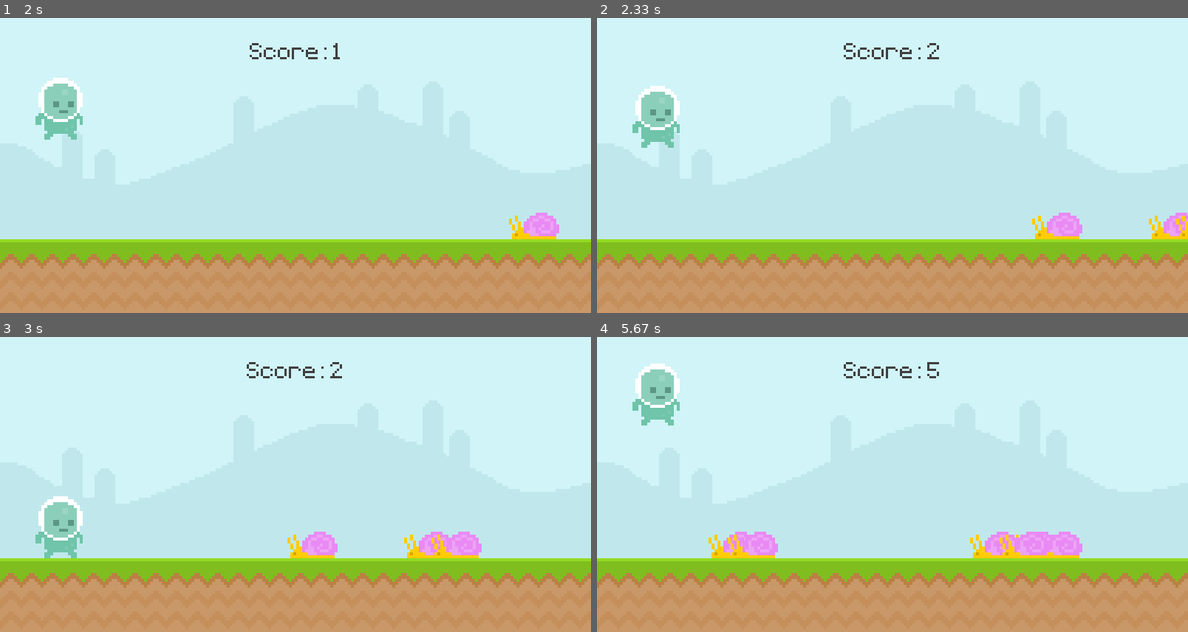
Above: before the commit, frames 1-4 (two rows, left to right).
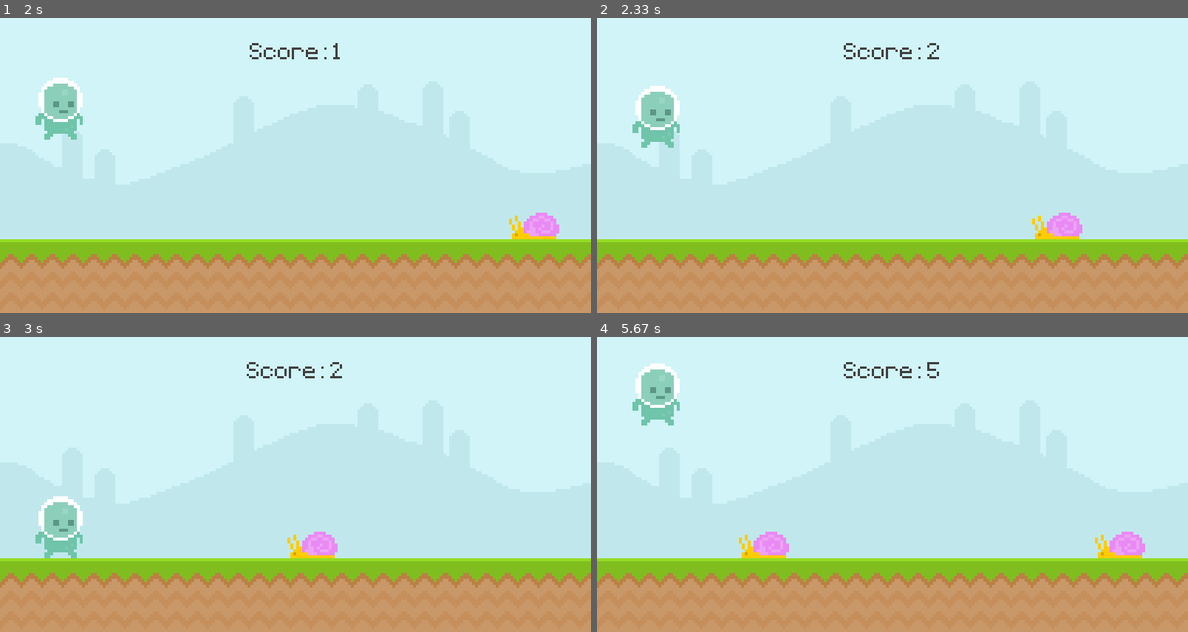
Above: after the commit, the same moments.

Repository: WebDevJasonCameron/pygame_study
Game: pygame game, started from pygame_intro/runner_game.py
Same seed, same stepped clock (60 frames per second), same inputs: the game is played once before the commit and once after it.
Inputs (mouse positions are in pixels of both pictures, inside the frame that each line leads up to):
- Up to frame 1 (2 s): tap Space at 0.33, 1.5, 1.9 s; click (59, 206) at 0.72 s
- Up to frame 2 (2.33 s): tap Space at 2.2 s
- Up to frame 3 (3 s): tap Space at 2.73 s
- Up to frame 4 (5.67 s): tap Space at 3.03, 3.8, 4.57, 4.97, 5.27 s

Frame 1 is identical in both runs. In frame 2, 0.4% of the frame differs, in the area x 93-100%, y 66-75%; in frame 3, 0.9%; in frame 4, 2.8%, in the area x 18-93%, y 66-75%.

Commit message:
fix army by taking active game timer and placing it out of the game_active part... why? Prob because game_active is set to 60 frames while our timer is set for 1500

Diff:
--- a/pygame_intro/runner_game.py
+++ b/pygame_intro/runner_game.py
@@ -100,12 +100,12 @@
                 snail_rect.left = 800
                 start_time = int(pygame.time.get_ticks() / 1000)
 
-    if game_active:
-        # active game timer
-        if event.type == obstacle_timer:
+                # active game timer
+        if event.type == obstacle_timer and game_active:
             obstacle_rect_list.append(
                 snail_surf.get_rect(bottomright=(randint(900, 1100), 300)))
 
+    if game_active:
         # bg
         screen.blit(sky_surf, (0, 0))
         screen.blit(ground_surf, (0, 300))
